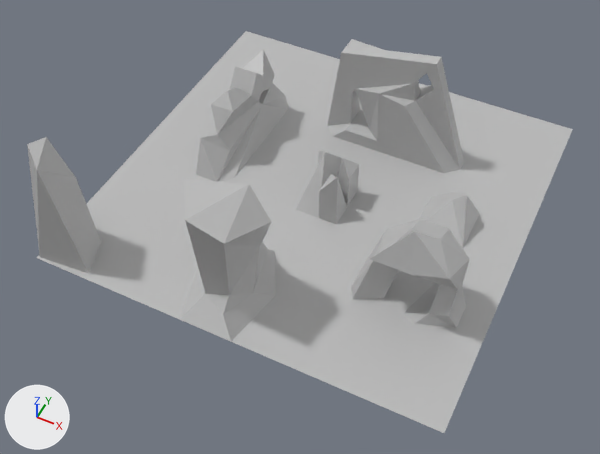
The FBX model Assets/Meshes/Q4.fbx as it was, and as the next commit left it.
Rendered twice from a camera (50 mm lens) standing at (4.79, -10.65, 11.91) and looking at (0.11, -1.27, 0.19). Lighting does not change. The marker at lower left points along +X, +Y and +Z. Where no turn or scale is listed for an object, it has been applied to the vertices.

Objects in the first picture: 'Floor4', 'obj1_col33_01', 'obj2_col32_01', 'obj3_col11_01', 'obj4_col23_01', 'obj5_col23_02', 'obj6_13_01', 'obj7_11_01'.
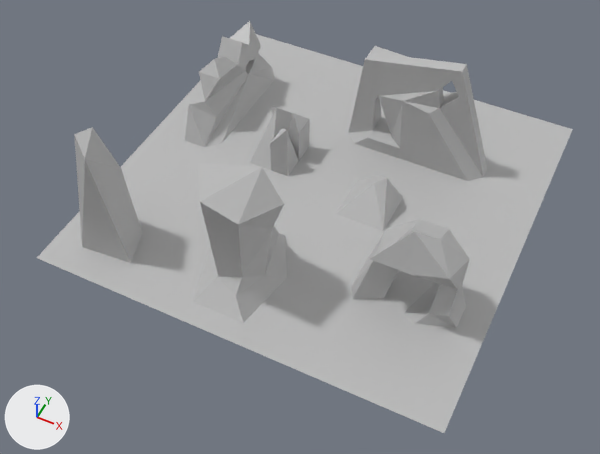
Edits to the bpy script that builds the scene:
```text
Change ob_obj2_col32_01:
    ob_obj2_col32_01.location: (-2.25, 0.73, 0.0) -> (-3.0, 1.5, 0.0)
Change ob_obj6_13_01:
    ob_obj6_13_01.location: (-3.55, -3.55, 0.0) -> (-3.0, -3.0, 0.0)
Change ob_obj3_col11_01:
    ob_obj3_col11_01.location: (0.19, -0.25, 0.0) -> (-1.25, 0.5, 0.0)
Change ob_obj7_11_01:
    ob_obj7_11_01.location: (2.5, 0.25, 0.0) -> (1.0, 0.0, 0.0)
Change ob_obj5_col23_02:
    ob_obj5_col23_02.location: (-0.44, -2.94, 0.0) -> (-0.44, -2.5, 0.0)
Change ob_obj1_col33_01:
    ob_obj1_col33_01.location: (0.75, 2.0, 0.0) -> (1.25, 2.0, 0.0)
```

Boxes [x1, y1, x2, y2] around the edits, measured in the pictures (600 x 454 px):
'obj1_col33_01', moved
    before: [327, 39, 464, 173]
    after: [349, 46, 487, 181]
'obj5_col23_02', moved
    before: [180, 179, 276, 341]
    after: [193, 162, 287, 323]
'obj6_13_01', moved
    before: [27, 137, 101, 274]
    after: [74, 127, 142, 263]
'obj2_col32_01', moved
    before: [196, 50, 288, 182]
    after: [185, 21, 274, 147]
'obj3_col11_01', moved
    before: [296, 150, 359, 224]
    after: [250, 107, 310, 176]
'obj7_11_01', moved
    before: [419, 192, 479, 248]
    after: [336, 175, 403, 231]
